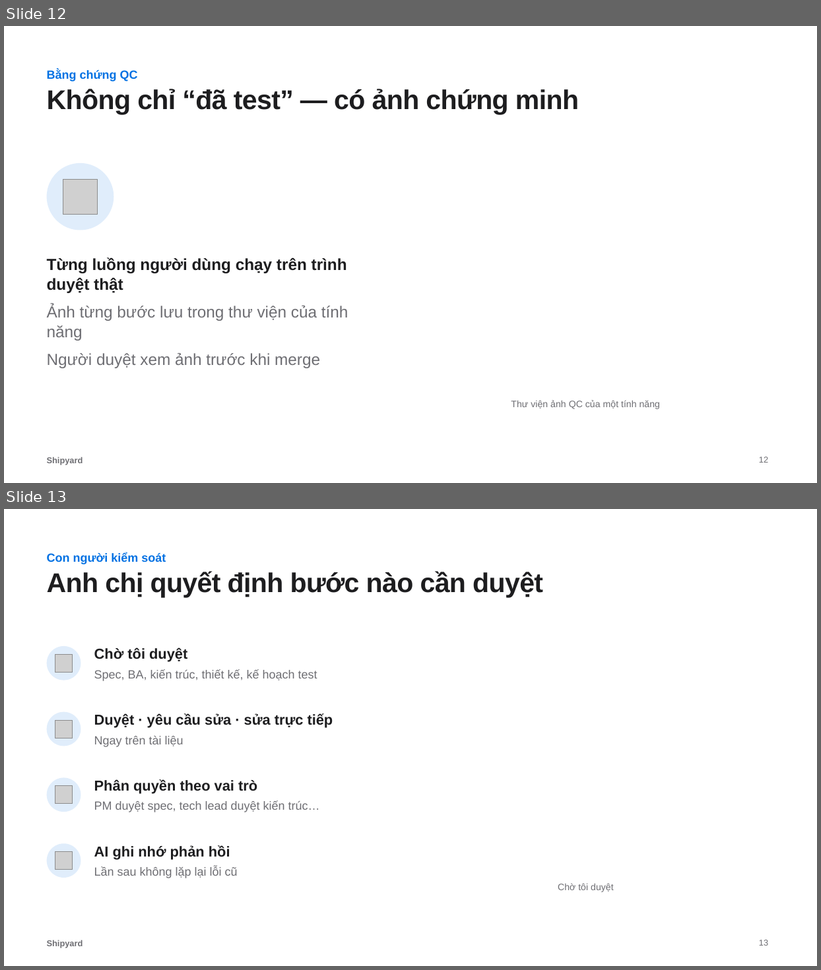
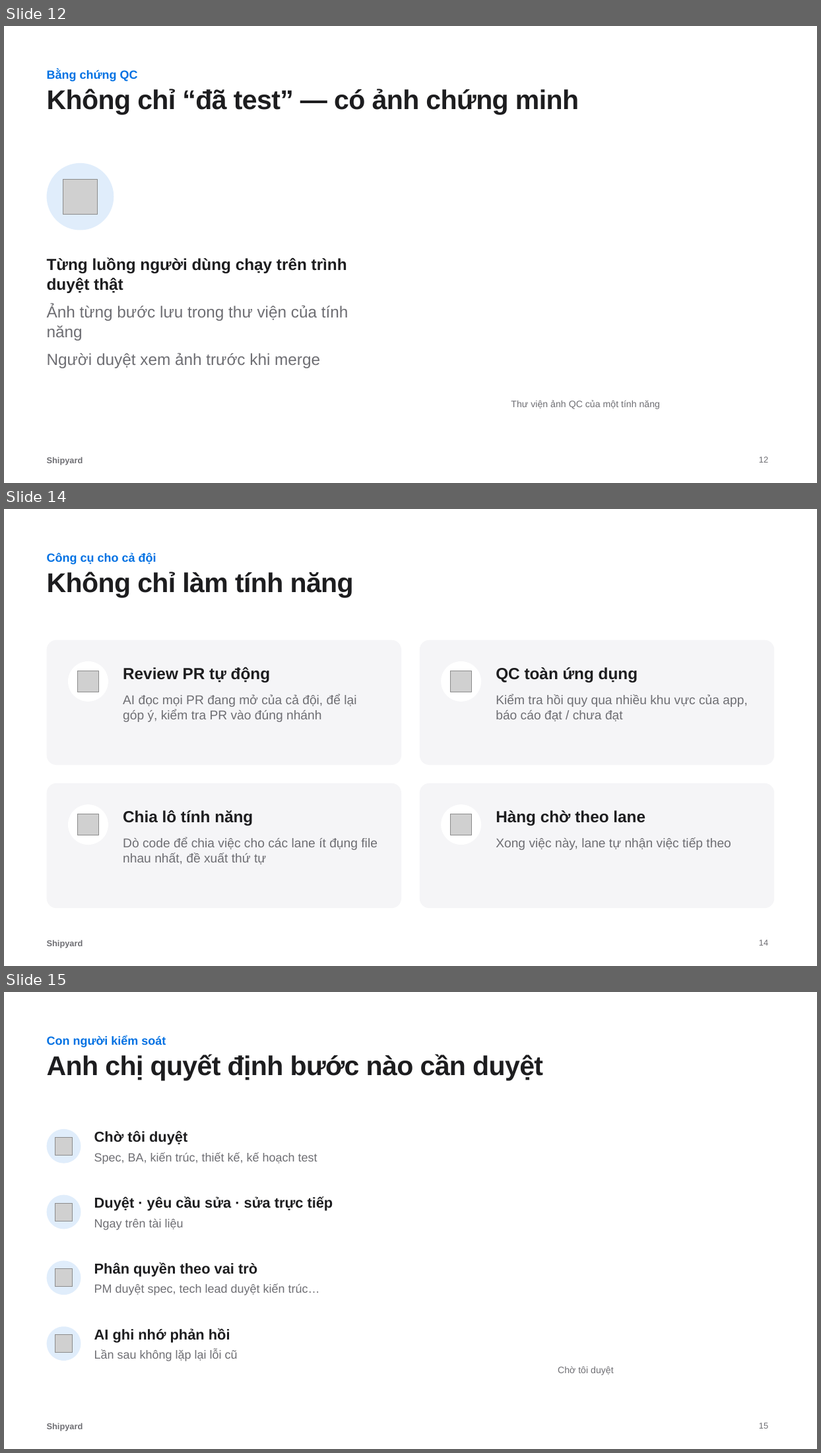
Before and after one commit to NTTIT1/shipyard-harness, a slide deck: docs/Shipyard-gioi-thieu.pptx. Shown one above the other, each under a label of ours: slides 12 and 13 before the commit, slides 12, 14 and 15 after it; the slides between them are not shown. The pictures are 821x970 and 821x1453 pixels, drawn with LibreOffice and Linux fonts; fonts in the diff are those of the drawing; grey boxes stand for pictures. Boxes give left, top, right and bottom in pixels: in the first picture for what was removed or moved away, otherwise in the second. Text is boxed around its words. In the diff, an @@ line names an element or a change of style, - is before the commit and + after.

```diff
--- a/docs/Shipyard-gioi-thieu.pptx
+++ b/docs/Shipyard-gioi-thieu.pptx
@@ slide 14 added at [4, 509, 817, 966], background #FFFFFF; not listed: 1 template element that a slide beside it also shows @@
@@ text added at [47, 553, 156, 564], 14 pt, text #0071E3, bold @@
+Công cụ cho cả đội
@@ title added at [47, 572, 354, 597], 32 pt, text #1D1D1F, bold @@
+Không chỉ làm tính năng
@@ rounded rectangle added at [47, 640, 402, 765], fill #F5F5F7 @@
@@ rounded rectangle added at [420, 640, 775, 765], fill #F5F5F7 @@
@@ ellipse added at [68, 661, 108, 702], fill #FFFFFF @@
@@ text added at [123, 667, 270, 683], 19 pt, text #1D1D1F, bold @@
+Review PR tự động
@@ ellipse added at [442, 661, 482, 702], fill #FFFFFF @@
@@ picture added at [78, 671, 98, 692] @@
@@ picture added at [451, 671, 471, 692] @@
@@ text added at [496, 667, 638, 683], 19 pt, text #1D1D1F, bold @@
+QC toàn ứng dụng
@@ text added at [123, 694, 356, 722], 15 pt, text #6E6E73 @@
+AI đọc mọi PR đang mở của cả đội, để lại góp ý, kiểm tra PR vào đúng nhánh
@@ text added at [496, 694, 747, 722], 15 pt, text #6E6E73 @@
+Kiểm tra hồi quy qua nhiều khu vực của app, báo cáo đạt / chưa đạt
@@ rounded rectangle added at [47, 784, 402, 908], fill #F5F5F7 @@
@@ rounded rectangle added at [420, 784, 775, 908], fill #F5F5F7 @@
@@ ellipse added at [68, 805, 108, 845], fill #FFFFFF @@
@@ ellipse added at [442, 805, 482, 845], fill #FFFFFF @@
@@ picture added at [78, 815, 98, 835] @@
@@ text added at [123, 810, 253, 826], 19 pt, text #1D1D1F, bold @@
+Chia lô tính năng
@@ picture added at [451, 815, 471, 835] @@
@@ text added at [496, 811, 646, 826], 19 pt, text #1D1D1F, bold @@
+Hàng chờ theo lane
@@ text added at [123, 838, 378, 865], 15 pt, text #6E6E73 @@
+Dò code để chia việc cho các lane ít đụng file nhau nhất, đề xuất thứ tự
@@ text added at [496, 838, 731, 850], 15 pt, text #6E6E73 @@
+Xong việc này, lane tự nhận việc tiếp theo
@@ page number added at [759, 940, 768, 946], 10 pt, text #6E6E73 @@
+14
@@ what was slide 13 is now slide 15 @@
@@ page number at [759, 1423, 768, 1429]: text changed @@
-13
+15
```
Also in this commit, not shown: 4 slides changed, 1 other slide added, 1 other file.
